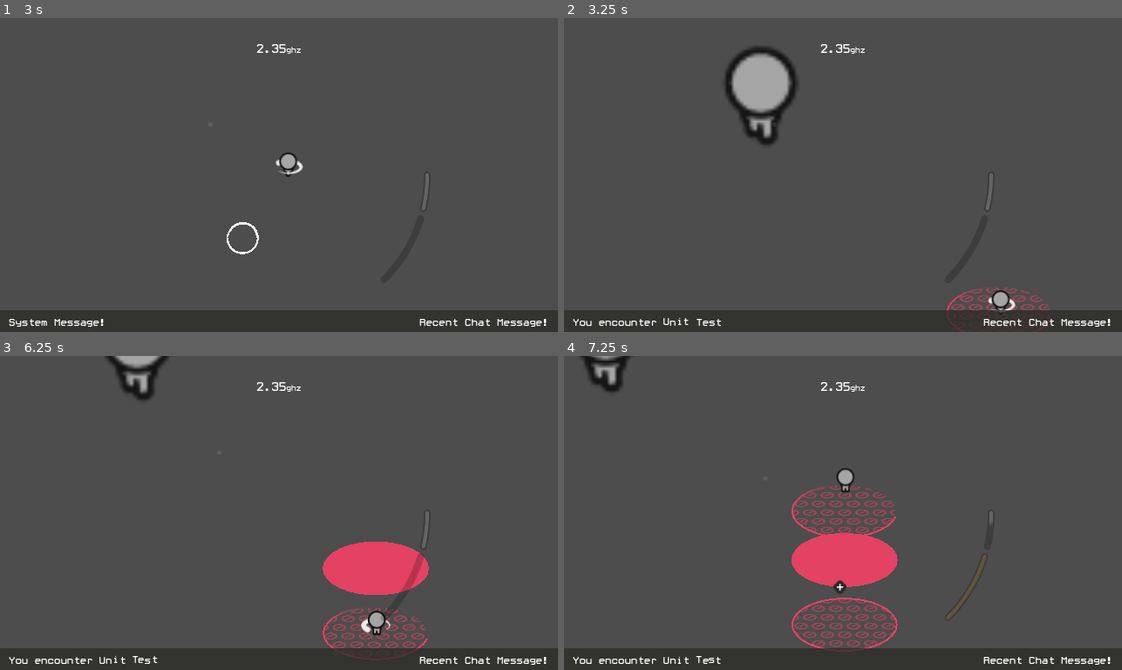
Above: before the commit, frames 1-4 (two rows, left to right).
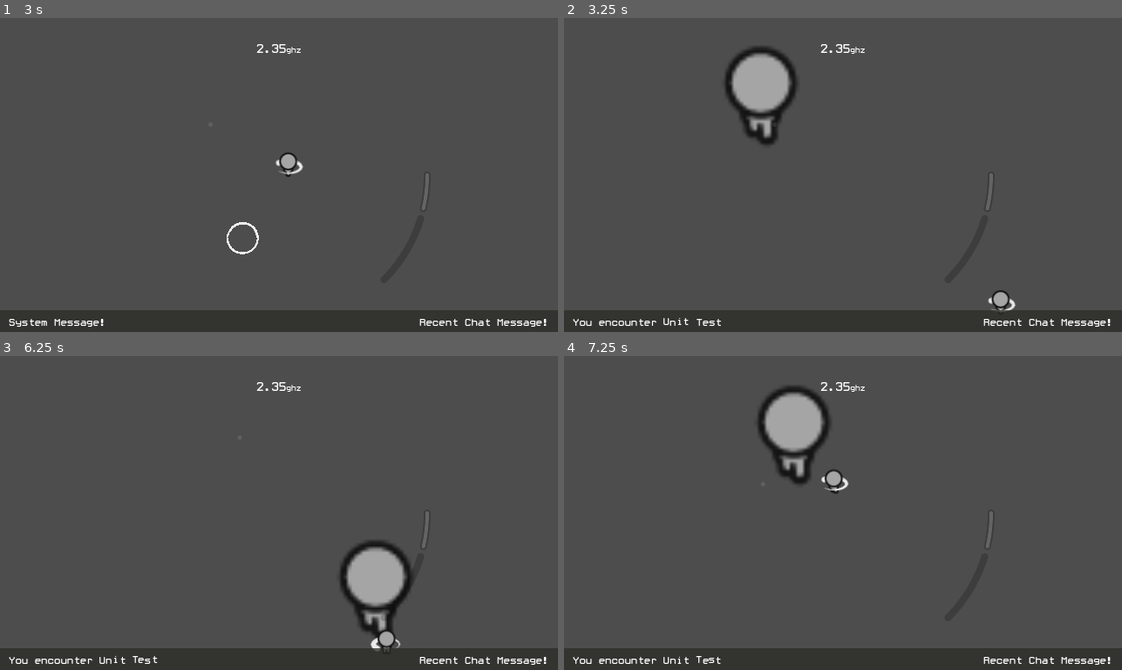
Above: after the commit, the same moments.

Repository: Alkaliii/Sepulchral-Servers-of-the-Simulacrum
Game: Godot game, scene res://Game/arena.tscn
Two runs of this game, one before a commit and one after it. Both use one fixed random seed, a clock stepped at 60 frames per second and the inputs below.
Inputs (mouse positions are in pixels of both pictures, inside the frame that each line leads up to):
- Up to frame 1 (3 s): drag from (295, 181) to (334, 105) at 0.52 s; drag from (167, 190) to (279, 165) at 1.27 s; move the mouse to (334, 105) at 2.02 s; hold D (MRIGHT) 2.03-2.75 s; hold Right mouse button (ACTIONC) 2.03-2.75 s; drag from (251, 237) to (111, 127) at 2.77 s
- Up to frame 2 (3.25 s): no input
- Up to frame 3 (6.25 s): drag from (256, 487) to (306, 513) at 3.52 s; drag from (111, 465) to (267, 484) at 4.27 s; move the mouse to (306, 513) at 5.02 s; hold S (MDOWN) 5.03-5.75 s; hold Right mouse button (ACTIONC) 5.03-5.75 s; click (306, 513) at 5.17 s; drag from (195, 434) to (167, 528) at 5.77 s
- Up to frame 4 (7.25 s): move the mouse to (965, 497) at 6.52 s; hold W (MUP) from 6.53 s (still down); tap Space (ACTIONA) at 6.6 s

Frame 1 is identical in both runs. In frame 2, 0.4% of the frame differs, in the area x 68-88%, y 85-100%; in frame 3, 5.0%; in frame 4, 8.2%, in the area x 2-77%, y 0-95%.

Commit message:
phase problem
phase repeats when it shouldn't... idkr how to fix it other than rewriting the scheduler?

Diff:
--- a/Game/Schema/Phase/Phase Options/Attack/atkCircle.gd
+++ b/Game/Schema/Phase/Phase Options/Attack/atkCircle.gd
@@ -21,7 +21,7 @@
 		for i in c:
 			var new = DAMAGE_RADIUS.instantiate()
 			new.settings = _get_settings(c.find(i))
-			_monster.add_child(new)
+			_monster.get_parent().add_child(new)
 			new.top_level = true
 			new.global_position = i + p
 			new.warn()
@@ -34,10 +34,11 @@
 				await App.process_frame()
 			else:
 				await App.time_delay(intra_spawn_delay)
+			if cancel: return
 
 	_check_complete()
 	await App.time_delay(attack_start_delay)
-	attack_started.emit()
+	attack_started.emit(self)
 
 
 func circ() -> Array[Vector2]:
--- a/Game/Schema/Phase/Phase Options/Attack/atkFocus.gd
+++ b/Game/Schema/Phase/Phase Options/Attack/atkFocus.gd
@@ -15,7 +15,7 @@
 	for i in attack_number:
 		var new = DAMAGE_RADIUS.instantiate()
 		new.settings = _get_settings(i)
-		_monster.add_child(new)
+		_monster.get_parent().add_child(new)
 		new.top_level = true
 		new.global_position = _get_spawn_position(_monster).pick_random()
 		new.warn()
@@ -28,7 +28,8 @@
 			await App.process_frame()
 		else:
 			await App.time_delay(intra_spawn_delay)
+		if cancel: return
 
 	_check_complete()
 	await App.time_delay(attack_start_delay)
-	attack_started.emit()
+	attack_started.emit(self)
--- a/Game/Schema/Phase/Phase Options/Attack/atkLine.gd
+++ b/Game/Schema/Phase/Phase Options/Attack/atkLine.gd
@@ -48,7 +48,7 @@
 					new.settings.radius = new.settings.radius * (grow_factor * (growth_index))
 					if !bifurcate: growth_index += 1
 
-			_monster.add_child(new)
+			_monster.get_parent().add_child(new)
 			new.top_level = true
 			new.global_position = i
 			new.warn()
@@ -61,10 +61,11 @@
 				await App.process_frame()
 			else:
 				await App.time_delay(intra_spawn_delay)
+			if cancel: return
 
 	_check_complete()
 	await App.time_delay(attack_start_delay)
-	attack_started.emit()
+	attack_started.emit(self)
 
 
 func line(origin : Vector2, _m : system_monster_controller) -> Array[Vector2]:
--- a/Game/Schema/Phase/Phase Options/Attack/attackOption.gd
+++ b/Game/Schema/Phase/Phase Options/Attack/attackOption.gd
@@ -39,6 +39,8 @@
 
 var my_radi : Array[Area2D] = []
 
+var cancel : bool = false
+
 func attack(_monster : system_monster_controller, _as_client : Dictionary = {}):
 	#Spawn an attack when called
 	#Use monster to get player positions
@@ -53,7 +55,7 @@
 		if !my_phase.is_active: pass #return here
 		await App.process_frame()
 
-	attack_complete.emit()
+	attack_complete.emit(self)
 
 func _on_damage_finished(d : Area2D):
 	my_radi.erase(d)
@@ -67,6 +69,7 @@
 	return damage_settings[0]
 
 func _condition_augment(_m : system_monster_controller):
+	cancel = false
 	var d_up : int = 0
 	var infl : system_status.effects = system_status.effects.NONE
 	for c in my_phase.CONDITION_OPTIONS:
--- a/Game/Schema/Phase/Phase Options/Condition/conditionOption.gd
+++ b/Game/Schema/Phase/Phase Options/Condition/conditionOption.gd
@@ -1,11 +1,27 @@
 extends Resource
 class_name phaseConditionOption
 
+enum c {
+	NORMAL, #all attacks validate no status is inflicted
+	LIGHT_ONLY, #only light attacks validate
+	HEAVY_ONLY, #only heavy attacks validate
+	INVULNERABLE, #no attacks validate, status damage still applies
+}
+
+@export var condition : c = c.NORMAL
+@export var inflict : system_status.effects = system_status.effects.NONE
+@export var is_clutch : bool = false
+
 func validate_on_condition(click : int) -> bool:
+	match condition:
+		c.NORMAL: return true
+		c.LIGHT_ONLY: return click == 0
+		c.HEAVY_ONLY: return click == 1
+		c.INVULNERABLE: return false
 	return true
 
 func get_afflication() -> system_status.effects:
-	return system_status.effects.NONE
+	return inflict
 
 func damage_increase(weap : system_weapon) -> int:
-	return 0
+	return weap.calc_damage(1)
--- a/Game/Schema/Phase/Phase Options/Movement/movementOption.gd
+++ b/Game/Schema/Phase/Phase Options/Movement/movementOption.gd
@@ -5,10 +5,11 @@
 #use if a phase has multiple movements to decide when to switch between them
 
 var mTween : Tween
+var my_phase : Phase
 
 func move(monster : system_monster_controller):
 	pass
 
 func cancel_movement(emit : bool = false):
 	if mTween: mTween.kill()
-	if emit: movement_complete.emit()
+	if emit: movement_complete.emit(self)
--- /dev/null
+++ b/Game/Schema/Phase/Phase Options/Movement/mveDash.gd
@@ -0,0 +1,33 @@
+extends phaseMovementOption
+class_name dashMove
+
+#moves to one position via tweening, define the position (possible to target player)
+#and by one position I mean player...
+
+@export var dash_speed : float = 1900
+@export var move_ease : Tween.EaseType = Tween.EaseType.EASE_OUT
+@export var move_trans : Tween.TransitionType = Tween.TransitionType.TRANS_EXPO
+
+var plyr : Node2D
+
+func move(monster : system_monster_controller):
+	cancel_movement()
+	mTween = monster.create_tween()
+
+	var npos : Vector2 = monster.check_position(get_player(monster).pick_random())
+	var spd = (monster.global_position - npos).length() / dash_speed
+	var initpos = monster.global_position
+
+	mTween.tween_property(monster,"global_position",npos,spd).set_ease(move_ease).set_trans(move_trans)
+	await mTween.finished
+	plyr.knockback(initpos,2222)
+	movement_complete.emit(self)
+
+func get_player(_m : system_monster_controller) -> Array[Vector2]:
+	var pos : Array[Vector2]
+	var p : Array = _m.get_tree().get_nodes_in_group("player")
+	p.append_array(_m.get_tree().get_nodes_in_group("puppet"))
+
+	plyr = p.pick_random()
+	pos.append(plyr.global_position)
+	return pos
--- a/Game/Schema/Phase/Phase Options/Movement/mveRoam.gd
+++ b/Game/Schema/Phase/Phase Options/Movement/mveRoam.gd
@@ -17,7 +17,7 @@
 
 	mTween.tween_property(monster,"global_position",npos,spd).set_ease(move_ease).set_trans(move_trans)
 	await mTween.finished
-	movement_complete.emit()
+	movement_complete.emit(self)
 
 func randpos() -> Vector2:
 	var rpos : Vector2 = Vector2.ZERO
--- /dev/null
+++ b/Game/Schema/Phase/Phase Options/Movement/mveTeleport.gd
@@ -0,0 +1,46 @@
+extends phaseMovementOption
+class_name teleportMove
+
+#moves to defined positions "instantaneously", define positions (or just random)
+
+enum tp {
+	RANDOM,
+	GLOBAL,
+}
+
+@export var teleport_to : tp = tp.RANDOM
+@export var tele_global : Vector2 = Vector2.ZERO
+@export var tele_limit : Vector2 = Vector2(200,200)
+@export var hold : float = 0.5
+var m : system_monster_controller
+
+func move(monster : system_monster_controller):
+	cancel_movement()
+	m = monster
+
+	var pos : Vector2
+	match teleport_to:
+		tp.RANDOM: pos = monster.check_position(randpos())
+		tp.GLOBAL: pos = monster.check_position(tele_global)
+
+	await monster.disappear(true)
+	mTween = monster.create_tween()
+	mTween.tween_property(monster,"global_position",pos,hold)
+	await mTween.finished
+	monster.disappear(false)
+
+	movement_complete.emit(self)
+
+
+func cancel_movement(emit : bool = false):
+	if m: m.disappear(false)
+	if mTween: mTween.kill()
+	if emit: movement_complete.emit(self)
+
+func randpos() -> Vector2:
+	var rpos : Vector2 = Vector2.ZERO
+
+	rpos.x = randf_range(-tele_limit.x,tele_limit.x)
+	rpos.y = randf_range(-tele_limit.y,tele_limit.y)
+
+	return rpos
--- /dev/null
+++ b/Game/Schema/Phase/Phase Options/Special/spcPull.gd
@@ -0,0 +1,20 @@
+extends phaseSpecialOption
+class_name pullSpecial
+
+#pulls player toward monster
+@export var length : float = 3.0
+
+func perform_special(monster : Node2D):
+	#host will push player and player on other instances using RPC?
+	var p = monster.get_tree().get_first_node_in_group("player")
+	cancel = false
+
+	var dur = length
+	while true:
+		if dur <= 0: break
+		if cancel: return
+		p.drag(monster.global_position,30)
+		dur -= monster.get_process_delta_time()
+		await App.process_frame()
+
+	special_complete.emit(self)
--- /dev/null
+++ b/Game/Schema/Phase/Phase Options/Special/spcPush.gd
@@ -0,0 +1,20 @@
+extends phaseSpecialOption
+class_name pushSpecial
+
+#pushes player away from monster
+@export var length : float = 3.0
+
+func perform_special(monster : Node2D):
+	#host will push player and player on other instances using RPC?
+	var p = monster.get_tree().get_first_node_in_group("player")
+	cancel = false
+
+	var dur = length
+	while true:
+		if dur <= 0: break
+		if cancel: return
+		p.drag(monster.global_position,-30)
+		dur -= monster.get_process_delta_time()
+		await App.process_frame()
+
+	special_complete.emit(self)
--- a/Game/Schema/Phase/Phase Options/Special/specialOption.gd
+++ b/Game/Schema/Phase/Phase Options/Special/specialOption.gd
@@ -1,6 +1,10 @@
 extends Resource
 class_name phaseSpecialOption
 
-func perfrom_special(monster : Node2D):
+signal special_complete
+
+var cancel : bool = false
+
+func perform_special(monster : Node2D):
 	#called constantly while phase is active?, use monster to get player
 	pass
--- a/Game/Schema/Phase/Phase.gd
+++ b/Game/Schema/Phase/Phase.gd
@@ -40,8 +40,8 @@
 enum r { #PHASE REACTION (what to do when something happens (on heavy attack, on light attack, on afflict, on close distance (phase defines), on half, on far distance (phase defines))
 	NONE,
 	RANDOM_PHASE, #switches to another phase the monster has
-	SET_PHASE, #switches to a sub phase contained within
-	CALL_OPTIONS,
+	SET_PHASE, #switches to a set idx
+	ROLLBACK, #moves to earlier part of phase (on a good day, it's random as shit lol)
 }
 
 #@export_group("Main Options","PHASE")
@@ -51,16 +51,210 @@
 #@export var PHASE_SPECIAL : s = s.NONE
 #@export var PHASE_CONDITION : c = c.NORMAL
 
+enum ord {
+	MOVE, #picks a random movement option and performs it
+	ATTACK, #picks a random attack option and performs it
+	SUB_ATTACK, #picks a random sub attack option and performs it, will move onto next step after start
+	SPECIAL, #picks a random special option and performs it
+	WAIT, #waits
+}
+
+@export var schedule : Array[ord] = [ord.MOVE,ord.SPECIAL,ord.SUB_ATTACK,ord.ATTACK,ord.WAIT]
+@export var on_heavy : r = r.NONE
+@export var on_end : r = r.NONE #will repeat
+@export var chance_to_stop : float = 0
+## on heavy set phase idx
+@export var ohspi : int = -1
+## on end set phase idx
+@export var oespi : int = -1
+@export var wait_range : Vector2 = Vector2(0.5,2.0)
+
 @export var MOVEMENT_OPTIONS : Array[phaseMovementOption] = []
 @export var ATTACK_OPTIONS : Array[phaseAttackOption] = []
-@export var SUB_ATTACK_OPTIONS : int
-@export var SPECIAL_OPTIONS : int
+@export var SUB_ATTACK_OPTIONS : Array[phaseAttackOption] = []
+@export var SPECIAL_OPTIONS : Array[phaseSpecialOption] = [] #only one is performed at a time?
 @export var CONDITION_OPTIONS : Array[phaseConditionOption] = []
 
 var is_active := false
+var last_phase_action := false
+var my_monster : system_monster_controller
 
 #phase order MOVE -> ATTACK or ATTACK -> MOVE
 
-func setup():
-	for a in ATTACK_OPTIONS:
-		a.my_phase = self
+var phase_idx : int = 0
+var cur_option = null
+
+func setup(mos : system_monster_controller):
+	my_monster = mos
+	for atk in ATTACK_OPTIONS:
+		atk.my_phase = self
+	for atk in SUB_ATTACK_OPTIONS:
+		atk.my_phase = self
+	for mve in MOVEMENT_OPTIONS:
+		mve.my_phase = self
+
+	for sc in schedule:
+		match sc:
+			ord.MOVE:
+				if MOVEMENT_OPTIONS.is_empty(): schedule.erase(sc)
+			ord.ATTACK:
+				if ATTACK_OPTIONS.is_empty(): schedule.erase(sc)
+			ord.SUB_ATTACK:
+				if SUB_ATTACK_OPTIONS.is_empty(): schedule.erase(sc)
+			ord.SPECIAL:
+				if SPECIAL_OPTIONS.is_empty(): schedule.erase(sc)
+
+func clean_actions():
+	for atk in ATTACK_OPTIONS:
+		atk.cancel = false
+	for atk in SUB_ATTACK_OPTIONS:
+		atk.cancel = false
+	for spc in SPECIAL_OPTIONS:
+		spc.cancel = false
+
+func kill_phase():
+	#arbitrarirly stop a phase
+	cancel = true
+	#cancel current phase
+	dconr(cur_option)
+	if cur_option is phaseMovementOption:
+		cancel_movement()
+	if cur_option is phaseSpecialOption:
+		cur_option.cancel = true
+	if cur_option is phaseAttackOption:
+		cur_option.cancel = true
+
+	is_active = false
+
+func play_phase(retrn = null):
+	if retrn: dconr(retrn)
+	if cancel or !is_active: return
+
+	if phase_idx == 0 and last_phase_action: # last, perform on end
+		match on_end:
+			r.NONE:
+				if randf_range(0,100) < chance_to_stop:
+					pass
+				else:
+					kill_phase()
+					my_monster.change_phase()
+					return
+			r.RANDOM_PHASE:
+				kill_phase()
+				my_monster.change_phase()
+				return
+			r.SET_PHASE:
+				kill_phase()
+				my_monster.change_phase(oespi)
+				return
+			r.ROLLBACK:
+				phase_idx = 0
+
+	match schedule[phase_idx]:
+		ord.MOVE:
+			pMOVE()
+		ord.ATTACK:
+			pATTACK()
+		ord.SUB_ATTACK:
+			pSUBATTACK()
+		ord.SPECIAL:
+			pSPECIAL()
+		ord.WAIT:
+			pWAIT()
+
+	if phase_idx == (schedule.size() - 1):
+		print("LAST ACTION")
+		last_phase_action = true
+	phase_idx = (phase_idx + 1) % schedule.size()
+
+func dconr(retrn = null):
+	if retrn is phaseMovementOption:
+		retrn.movement_complete.disconnect(play_phase)
+	if retrn is phaseAttackOption:
+		if retrn.attack_started.is_connected(play_phase):
+			retrn.attack_started.disconnect(play_phase)
+		if retrn.attack_complete.is_connected(play_phase):
+			retrn.attack_complete.disconnect(play_phase)
+	if retrn is phaseSpecialOption:
+		retrn.special_complete.disconnect(play_phase)
+
+func pWAIT():
+	cur_option = null
+	var wait_time = randf_range(wait_range.x,wait_range.y)
+	while true:
+		if wait_time <= 0: break
+		if cancel: return
+		wait_time -= my_monster.get_process_delta_time()
+		print("I'M WAITIN! ", wait_time)
+		await App.process_frame()
+
+	play_phase()
+
+func pMOVE():
+	var mve : phaseMovementOption = MOVEMENT_OPTIONS.pick_random()
+	mve.movement_complete.connect(play_phase)
+	mve.move(my_monster)
+	print("I'M MOVIN! ", phase_idx)
+	cur_option = mve
+
+func pATTACK():
+	var atk : phaseAttackOption = ATTACK_OPTIONS.pick_random()
+	atk.attack_complete.connect(play_phase)
+	atk.attack(my_monster)
+	print("I'M ATTACKIN! ", phase_idx)
+	if atk.cancel: print("CANCELLED")
+	cur_option = atk
+
+func pSUBATTACK():
+	var satk : phaseAttackOption = SUB_ATTACK_OPTIONS.pick_random()
+	satk.attack_started.connect(play_phase)
+	satk.attack(my_monster)
+	print("I'M ATTACKIN AGAIN! ", phase_idx)
+	if satk.cancel: print("CANCELLED")
+	cur_option = satk
+
+func pSPECIAL():
+	print("I'M DOING SOMETHIN! ", phase_idx)
+	var spc : phaseSpecialOption = SPECIAL_OPTIONS.pick_random()
+	spc.special_complete.connect(play_phase)
+	spc.perform_special(my_monster)
+	if spc.cancel: print("CANCELLED")
+	cur_option = spc
+
+var cancel := false
+func on_heavy_received():
+	if cancel or !is_active: return
+	cancel = true
+	#cancel current phase
+	dconr(cur_option)
+	if cur_option is phaseMovementOption:
+		cancel_movement()
+	if cur_option is phaseSpecialOption:
+		cur_option.cancel = true
+	if cur_option is phaseAttackOption:
+		cur_option.cancel = true
+
+	#do on heavy action
+	print("HEAVY!")
+	await App.time_delay(0.25)
+	match on_heavy:
+		r.NONE:
+			cancel = false
+			play_phase()
+		r.RANDOM_PHASE:
+			kill_phase()
+			my_monster.change_phase()
+		r.SET_PHASE:
+			kill_phase()
+			my_monster.change_phase(ohspi)
+		r.ROLLBACK:
+			cancel = false
+			var ps = schedule.duplicate()
+			ps.erase(schedule[phase_idx])
+			phase_idx = schedule.find(ps.pick_random())
+			play_phase()
+
+func cancel_movement(caller = null):
+	for mve in MOVEMENT_OPTIONS:
+		if mve == caller: continue
+		mve.cancel_movement()
--- a/Game/arena.tscn
+++ b/Game/arena.tscn
@@ -9,10 +9,15 @@
 [ext_resource type="Script" path="res://Game/game_camera.gd" id="6_cmqed"]
 [ext_resource type="Script" path="res://Game/Schema/Phase/Phase Options/Attack/attackOption.gd" id="7_kgwd8"]
 [ext_resource type="Script" path="res://Game/Schema/DamageSettings.gd" id="8_wt75w"]
+[ext_resource type="Script" path="res://Game/Schema/Phase/Phase Options/Attack/atkLine.gd" id="9_5v85i"]
 [ext_resource type="Script" path="res://Game/Schema/Phase/Phase Options/Attack/atkFocus.gd" id="9_lxfpf"]
 [ext_resource type="Script" path="res://Game/Schema/Phase/Phase Options/Condition/conditionOption.gd" id="10_et5r3"]
 [ext_resource type="Script" path="res://Game/Schema/Phase/Phase Options/Movement/movementOption.gd" id="11_ur4n2"]
-[ext_resource type="Script" path="res://Game/Schema/Phase/Phase Options/Movement/mveRoam.gd" id="12_dn7jd"]
+[ext_resource type="Script" path="res://Game/Schema/Phase/Phase Options/Movement/mveDash.gd" id="12_p0fdj"]
+[ext_resource type="Script" path="res://Game/Schema/Phase/Phase Options/Movement/mveTeleport.gd" id="12_pmxkx"]
+[ext_resource type="Script" path="res://Game/Schema/Phase/Phase Options/Special/specialOption.gd" id="13_7jmln"]
+[ext_resource type="Script" path="res://Game/Schema/Phase/Phase Options/Special/spcPull.gd" id="14_jau3u"]
+[ext_resource type="Script" path="res://Game/Schema/Phase/Phase Options/Attack/atkCircle.gd" id="15_uto1i"]
 
 [sub_resource type="Resource" id="Resource_tdh4b"]
 script = ExtResource("3_4dmae")
@@ -57,19 +62,129 @@
 multi_ds_behaviour = 0
 attack_start_delay = 1.0
 
-[sub_resource type="Resource" id="Resource_3xlxl"]
-script = ExtResource("12_dn7jd")
-roam_limit = Vector2(300, 300)
-roam_speed = 60.0
+[sub_resource type="Resource" id="Resource_ylt1e"]
+script = ExtResource("12_p0fdj")
+dash_speed = 1900.0
 move_ease = 2
 move_trans = 5
 
+[sub_resource type="Resource" id="Resource_v6ygn"]
+script = ExtResource("14_jau3u")
+length = 3.0
+
+[sub_resource type="Resource" id="Resource_ggwvf"]
+script = ExtResource("8_wt75w")
+dmg = 1
+radius = 20
+inflict = 0
+pre_warn = 0.5
+warn_activation_time = 1.0
+dmg_activation_time = 0.5
+hold_time = 0.1
+repeat = 1
+slow = false
+prevent_attack = false
+
+[sub_resource type="Resource" id="Resource_p4y6c"]
+script = ExtResource("9_lxfpf")
+attack_number = 3
+intra_spawn_delay = 0.2
+spawn_position = 1
+spawn_position_offset = Vector2(0, 0)
+damage_settings = Array[ExtResource("8_wt75w")]([SubResource("Resource_ggwvf")])
+multi_ds_behaviour = 0
+attack_start_delay = 1.0
+
 [sub_resource type="Resource" id="Resource_7fry3"]
 script = ExtResource("6_151od")
-MOVEMENT_OPTIONS = Array[ExtResource("11_ur4n2")]([SubResource("Resource_3xlxl")])
+schedule = Array[int]([0, 3, 2, 1, 4])
+on_heavy = 1
+on_end = 2
+chance_to_stop = 0.0
+ohspi = -1
+oespi = 1
+wait_range = Vector2(0.5, 2)
+MOVEMENT_OPTIONS = Array[ExtResource("11_ur4n2")]([SubResource("Resource_ylt1e")])
 ATTACK_OPTIONS = Array[ExtResource("7_kgwd8")]([SubResource("Resource_djtya")])
-SUB_ATTACK_OPTIONS = 0
-SPECIAL_OPTIONS = 0
+SUB_ATTACK_OPTIONS = Array[ExtResource("7_kgwd8")]([SubResource("Resource_p4y6c")])
+SPECIAL_OPTIONS = Array[ExtResource("13_7jmln")]([SubResource("Resource_v6ygn")])
+CONDITION_OPTIONS = Array[ExtResource("10_et5r3")]([])
+
+[sub_resource type="Resource" id="Resource_wbl6j"]
+script = ExtResource("8_wt75w")
+dmg = 1
+radius = 60
+inflict = 0
+pre_warn = 0.5
+warn_activation_time = 1.0
+dmg_activation_time = 0.5
+hold_time = 0.1
+repeat = 1
+slow = false
+prevent_attack = false
+
+[sub_resource type="Resource" id="Resource_iqt2x"]
+script = ExtResource("15_uto1i")
+attack_points = 6
+radius = 120.0
+intra_spawn_delay = 0.125
+shuffle_spawn_order = true
+spawn_position = 1
+spawn_position_offset = Vector2(0, 0)
+damage_settings = Array[ExtResource("8_wt75w")]([SubResource("Resource_wbl6j")])
+multi_ds_behaviour = 0
+attack_start_delay = 1.0
+
+[sub_resource type="Resource" id="Resource_bq7lo"]
+script = ExtResource("12_pmxkx")
+teleport_to = 0
+tele_global = Vector2(0, 0)
+tele_limit = Vector2(200, 200)
+hold = 0.5
+
+[sub_resource type="Resource" id="Resource_epudq"]
+script = ExtResource("8_wt75w")
+dmg = 1
+radius = 30
+inflict = 0
+pre_warn = 0.5
+warn_activation_time = 1.0
+dmg_activation_time = 0.5
+hold_time = 0.1
+repeat = 1
+slow = false
+prevent_attack = false
+
+[sub_resource type="Resource" id="Resource_5sst8"]
+script = ExtResource("9_5v85i")
+derive_dir = 1
+to_object_position = 1
+to_position = Vector2(1, 0)
+rotational_offset = 0.0
+attack_number = 6
+grow_factor = 1.5
+bifurcate = false
+intra_spawn_delay = 0.063
+shuffle_spawn_order = false
+spawn_position = 0
+spawn_position_offset = Vector2(0, 0)
+damage_settings = Array[ExtResource("8_wt75w")]([SubResource("Resource_epudq")])
+multi_ds_behaviour = 0
+attack_start_delay = 1.0
+
+[sub_resource type="Resource" id="Resource_1alyq"]
+script = ExtResource("6_151od")
+schedule = Array[int]([0, 3, 2, 1, 4])
+on_heavy = 1
+on_end = 2
+chance_to_stop = 0.0
+ohspi = -1
+oespi = 0
+wait_range = Vector2(0.5, 2)
+MOVEMENT_OPTIONS = Array[ExtResource("11_ur4n2")]([SubResource("Resource_bq7lo")])
+ATTACK_OPTIONS = Array[ExtResource("7_kgwd8")]([SubResource("Resource_iqt2x")])
+SUB_ATTACK_OPTIONS = Array[ExtResource("7_kgwd8")]([SubResource("Resource_5sst8")])
+SPECIAL_OPTIONS = Array[ExtResource("13_7jmln")]([])
 CONDITION_OPTIONS = Array[ExtResource("10_et5r3")]([])
 
 [sub_resource type="FastNoiseLite" id="FastNoiseLite_f7y7t"]
@@ -86,7 +201,7 @@
 weapon = SubResource("Resource_yplev")
 
 [node name="Boss" parent="." instance=ExtResource("3_ly78x")]
-phases = Array[ExtResource("6_151od")]([SubResource("Resource_7fry3")])
+phases = Array[ExtResource("6_151od")]([SubResource("Resource_7fry3"), SubResource("Resource_1alyq")])
 
 [node name="GameCamera" type="Camera2D" parent="." node_paths=PackedStringArray("target")]
 ignore_rotation = false
--- a/Game/boss.gd
+++ b/Game/boss.gd
@@ -36,20 +36,65 @@
 	#hit_detector.AFFLICTED.connect()
 
 	await get_tree().create_timer(3.0).timeout
-	roar(str("You encounter [shake]",monster_data.name))
+	await roar(str("You encounter [shake]",monster_data.name))
 	test_phase()
 
 func test_phase():
 	if phases.is_empty(): return
 
 	for i in phases:
-		i.setup()
+		i.setup(self)
 
-	while true:
-		phases[0].ATTACK_OPTIONS[0].attack(self)
-		await phases[0].ATTACK_OPTIONS[0].attack_complete
-		phases[0].MOVEMENT_OPTIONS[0].move(self)
-		await phases[0].MOVEMENT_OPTIONS[0].movement_complete
+	await App.process_frame()
+
+	phases[0].is_active = true
+	phases[0].play_phase()
+
+	#while true:
+		#phases[0].ATTACK_OPTIONS[0].attack(self)
+		#await phases[0].ATTACK_OPTIONS[0].attack_complete
+		#phases[0].SPECIAL_OPTIONS[0].perfrom_special(self)
+		#await phases[0].SPECIAL_OPTIONS[0].special_complete
+		#phases[0].MOVEMENT_OPTIONS[0].move(self)
+		#await phases[0].MOVEMENT_OPTIONS[0].movement_complete
+
+func change_phase(new_phase : int = -1):
+	print("CHANGING PHASE!"," RANDOM" if new_phase == -1 else new_phase)
+	var phs : Phase
+	if new_phase and new_phase != -1: phs = phases[new_phase]
+	else: phs = phases.pick_random()
+
+	start_phase(phs)
+
+func start_phase(phs : Phase):
+	phs.clean_actions()
+	phs.is_active = true
+	phs.cancel = false
+	phs.last_phase_action = false
+	phs.phase_idx = 0
+	phs.play_phase()
+
+func kill_phase():
+	for phs in phases: phs.kill_phase()
+
+#@onready var boss_sprite = $Sprite
+var dtw : Tween
+func disappear(state : bool):
+	if dtw: dtw.kill()
+	dtw = create_tween()
+	match state:
+		true:
+			set_collision_layer_value(1,false)
+			hit_detector.disabled = true
+			dtw.tween_property(self,"scale",Vector2.ZERO,0.25).set_ease(Tween.EASE_IN_OUT).set_trans(Tween.TRANS_QUAD)
+			await dtw.finished
+			hide()
+		false:
+			show()
+			dtw.tween_property(self,"scale",Vector2.ONE,0.25).set_ease(Tween.EASE_IN_OUT).set_trans(Tween.TRANS_QUAD)
+			await dtw.finished
+			set_collision_layer_value(1,true)
+			hit_detector.disabled = false
 
 @onready var sight = $Sight
 func check_position(pos : Vector2) -> Vector2:
@@ -68,17 +113,23 @@
 	var cam = get_tree().get_first_node_in_group("camera")
 	match click:
 		0: cam.add_trauma(0.4,0.9)
-		1: cam.add_trauma(1,0.8)
+		1:
+			cam.add_trauma(1,0.8)
+			for p in phases:
+				p.on_heavy_received()
 
 	check_progress()
 
 func check_progress():
 	if monster_data.status.health <= 0 and !dead:
+		kill_phase()
 		dead = true
-		roar()
+		await roar()
 	elif monster_data.status.health < (monster_data.status.max_health * .5) and !halfway_dead:
+		kill_phase()
 		halfway_dead = true
-		roar(str(monster_data.name," is weak!"))
+		await roar(str(monster_data.name," is weak!"))
+		start_phase(phases.pick_random())
 
 func roar(msg : String = "!!!"):
 	SystemUI.play_message(msg,6)
--- a/Game/hit_detector.gd
+++ b/Game/hit_detector.gd
@@ -21,6 +21,7 @@
 @onready var cs = $CollisionShape2D
 
 var pseudo_control : Control = Control.new()
+var disabled := false
 
 func _ready():
 	add_child(pseudo_control)
@@ -30,6 +31,7 @@
 
 var exit : bool = false
 func _input_event(viewport, event, shape_idx):
+	if disabled: return
 	if !App.can_click: return
 	if event is InputEventMouseButton:
 		if Input.is_action_just_pressed("ACTIONB"):
--- a/Game/player.gd
+++ b/Game/player.gd
@@ -115,6 +115,18 @@
 		#print("can see!")
 		return true
 
+var knocked : bool = false
+func knockback(from : Vector2, strr : float = 10):
+	knocked = true
+	var kbdir = global_position - from
+	velocity += kbdir.normalized() * strr
+	await get_tree().create_timer(0.7).timeout
+	knocked = false
+
+func drag(to : Vector2, strr : float = 10):
+	var drgdir = to - global_position
+	velocity += drgdir.normalized() * strr
+
 func _process(delta):
 	if SCACHE > 0.0 and decay:
 		SCACHE -= 0.001
@@ -122,7 +134,7 @@
 
 func _physics_process(delta):
 	#WACKY
-	if App.can_input:
+	if App.can_input and !knocked:
 		DIRECTION = isometrize(Input.get_vector("MLEFT", "MRIGHT", "MUP", "MDOWN").rotated(deg_to_rad(-45))).normalized()
 	#DON"T ROTATE FOR NORMAL
 
--- a/Game/puppet.gd
+++ b/Game/puppet.gd
@@ -16,6 +16,9 @@
 		my_id = null
 		get_parent().remove_child(self)
 		queue_free()
+
+func knockback(from : Vector2, strr : float = 10):
+	pass #to client?
 
 func _process(delta):
 	if state:
Not shown: 1 places in Game/arena.tscn that only renumber resources
